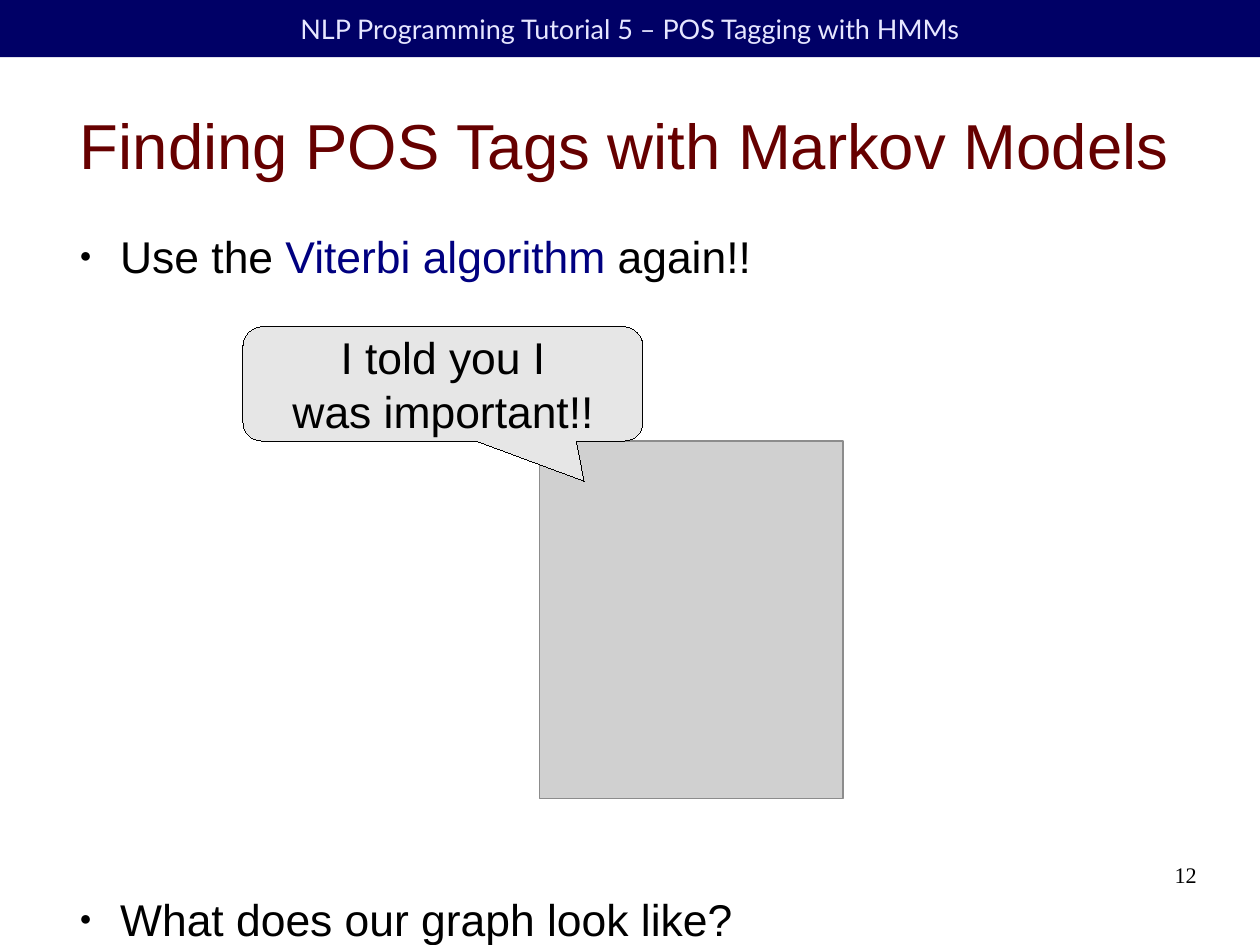
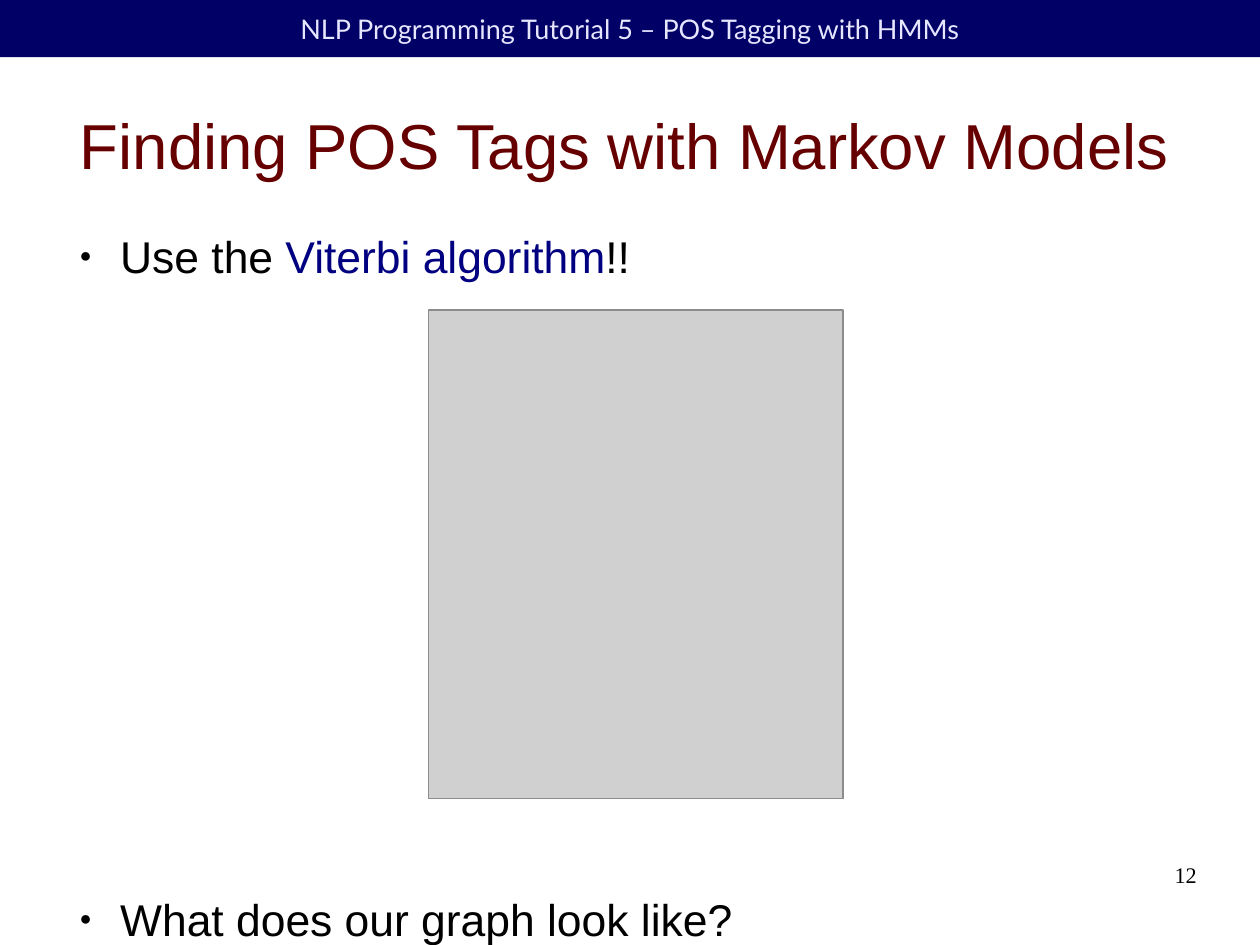
Before and after one commit to duffrind/nlppractice, a slide deck: slide 12 of download/04-hmm/nlp-programming-en-04-hmm.odp. Drawn at 1260x945 pixels with LibreOffice and Linux fonts; fonts in the diff are those of the drawing; grey boxes stand for pictures; background and template pictures are left out. Boxes give left, top, right and bottom in pixels: in the first picture for what was removed or moved away, otherwise in the second. Text is boxed around its words. In the diff, an @@ line names an element or a change of style, - is before the commit and + after.

```diff
--- a/download/04-hmm/nlp-programming-en-04-hmm.odp
+++ b/download/04-hmm/nlp-programming-en-04-hmm.odp
@@ text at box(120, 240, 630, 282): text changed @@
-● Use the Viterbi algorithm again!!
+● Use the Viterbi algorithm!!
@@ rounded speech box removed at box(244, 327, 644, 441) @@
-I told you I
-was important!!
@@ picture: place and size @@
-picture at box(540, 441, 843, 799)
+picture at box(429, 310, 844, 799)
```
Also in this commit, not shown: 3 other slides changed, 3 other files.
